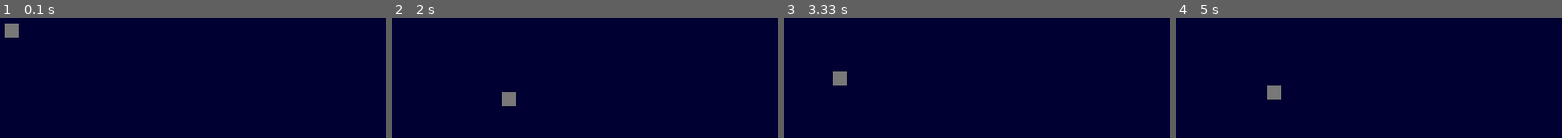
Above: before the commit, frames 1-4 (left to right).
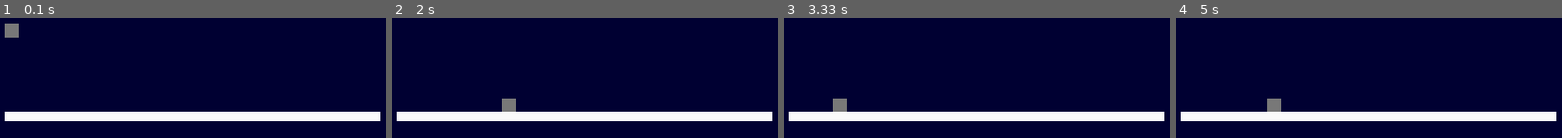
Above: after the commit, the same moments.

Repository: ezfe/Space-Attack
Game: pygame game, started from Space-Attack/main.py
Two runs of this game, one before a commit and one after it. Both use one fixed random seed, a clock stepped at 60 frames per second and the inputs below.
Inputs:
- Up to frame 1 (0.1 s): no input
- Up to frame 2 (2 s): hold D 0.33-0.8 s; hold W 0.83-1.13 s; hold D 1.17-1.63 s; hold A from 1.67 s (still down)
- Up to frame 3 (3.33 s): release A at 2.2 s; hold A 2.23-2.63 s; hold W 2.67-3.03 s; hold D from 3.07 s (still down)
- Up to frame 4 (5 s): release D at 3.7 s; hold A 3.73-4.2 s; hold D 4.23-4.7 s; hold W from 4.73 s (still down)

The runs differ from the first frame. In frame 1, 7.6% of the frame differs, in the area x 1-99%, y 78-86%; in frame 2, 8.0%; in frame 3, 8.4%, in the area x 1-99%, y 44-86%; in frame 4, 8.4%.

Commit message:
Added a wall :D

Diff:
--- a/Space-Attack/main.py
+++ b/Space-Attack/main.py
@@ -16,6 +16,9 @@
         self.player = Player(5,5,15,15,self.spritegroup)
         self.player.color = (120,120,120)
         self.player.draw()
+        self.exampleWall = Actor(5,100,400,10,self.spritegroup)
+        self.exampleWall.color = (250,250,250)
+        self.exampleWall.draw()
     def handle_event(self, event):
         if event.type == KEYDOWN:
             if event.key == K_d:
@@ -37,7 +40,9 @@
 
         print(self.y)
 
-        if self.y < 100:
+        print(self.overlapping_actors())
+
+        if len(self.overlapping_actors()) == 0:
             self.yVelocity = self.yVelocity - 1
         else:
             self.yVelocity = self.yVelocity * -0.80
